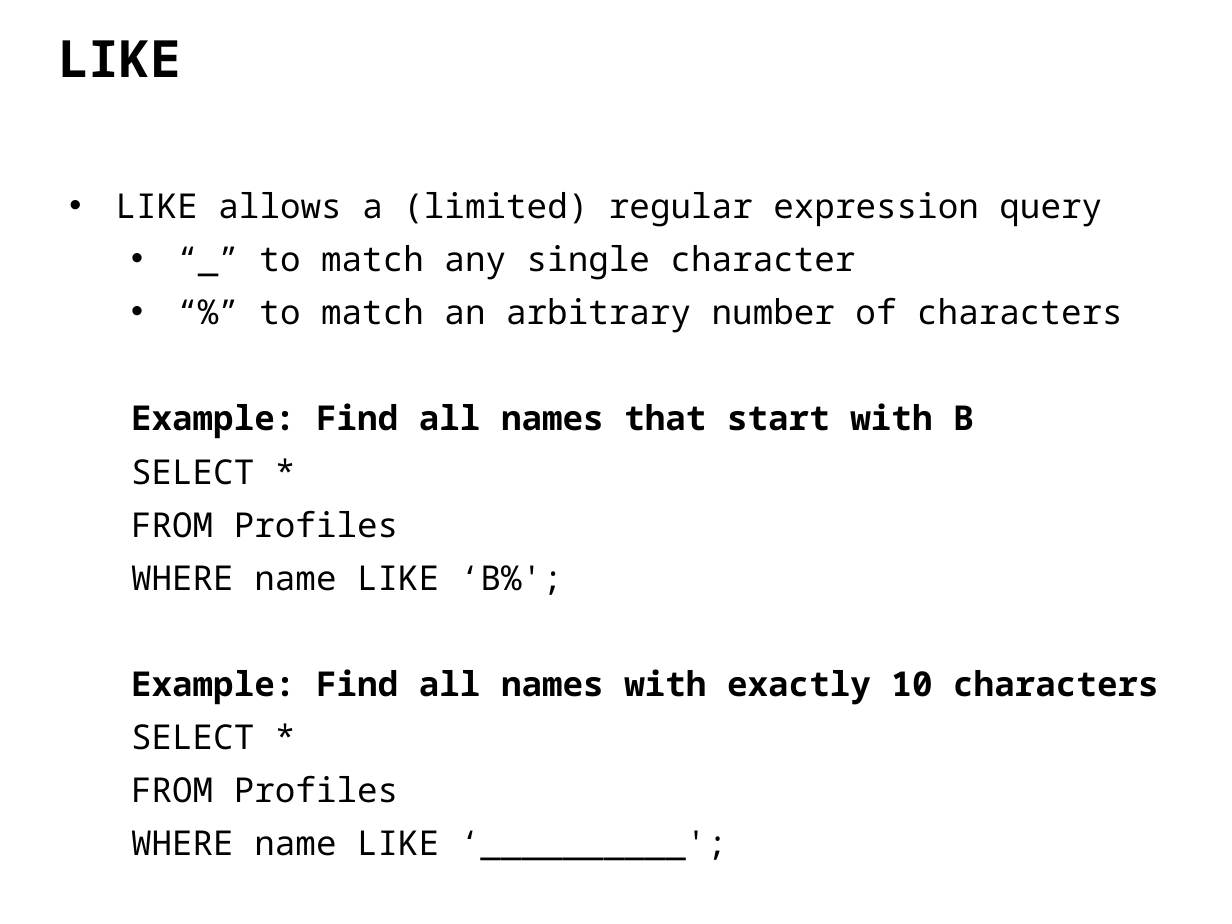
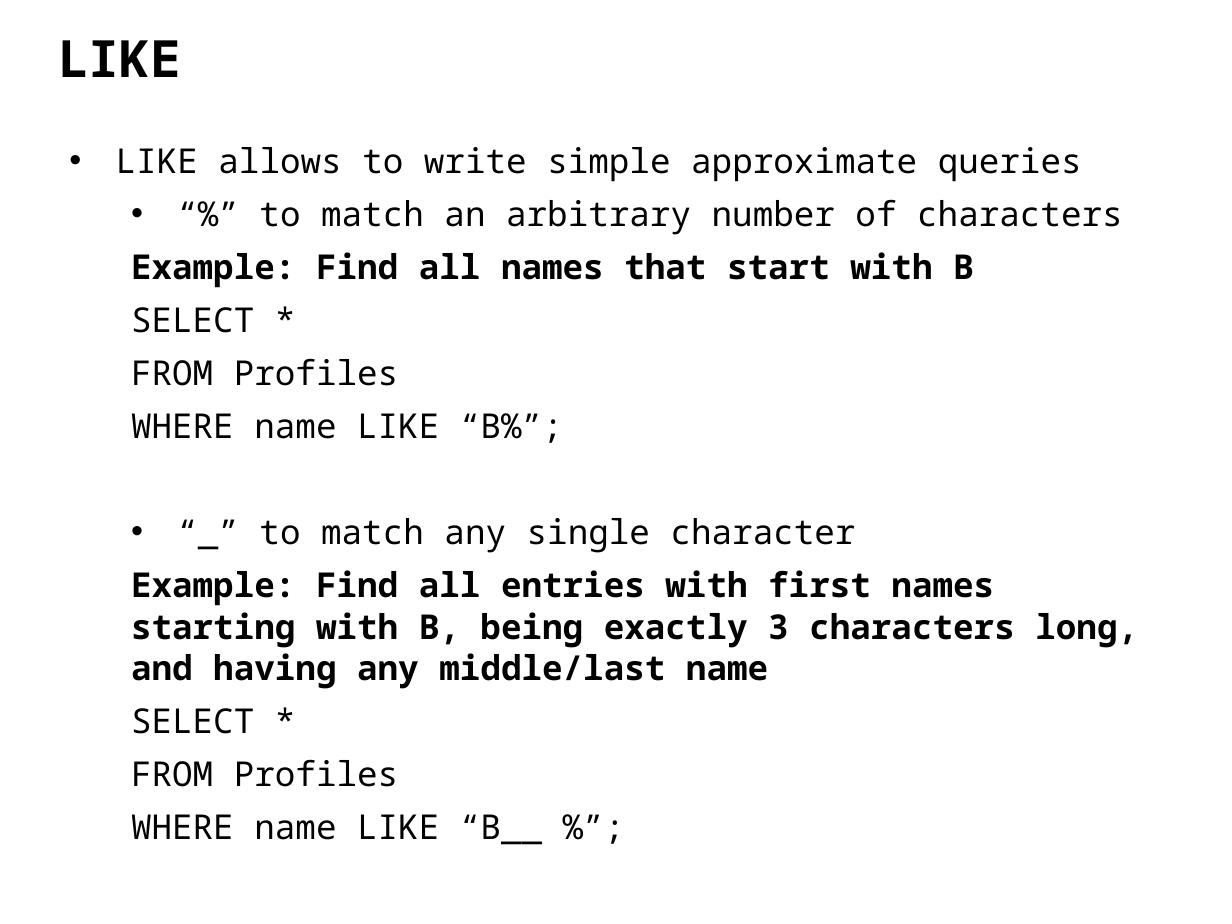
Before and after one commit to ipeirotis/introduction-to-databases, a slide deck: slide 30 of C-SQL.pptx (slide 23 before the commit). Drawn at 1232x924 pixels with LibreOffice and Linux fonts; fonts in the diff are those of the drawing. Boxes give left, top, right and bottom in pixels: in the first picture for what was removed or moved away, otherwise in the second. Text is boxed around its words. In the diff, an @@ line names an element or a change of style, - is before the commit and + after.

```diff
--- a/C-SQL.pptx
+++ b/C-SQL.pptx
@@ text "LIKE allows to write simple ...": place and size @@
-text "LIKE allows to write simple ..." at <box>116,192,1159,856</box>
+text "LIKE allows to write simple ..." at <box>116,147,1138,787</box>
@@ text at <box>116,147,1082,182</box>: text changed @@
-• LIKE allows a (limited) regular expression query
-  • “_” to match any single character
+• LIKE allows to write simple approximate queries
@@ text at <box>131,413,1138,689</box>: text changed @@
-  WHERE name LIKE ‘B%';
-  Example: Find all names with exactly 10 characters
+  WHERE name LIKE “B%”;
+  • “_” to match any single character
+  Example: Find all entries with first names starting with B, being exactly 3 characters long, and having any middle/last name
@@ text at <box>131,830,439,856</box>: text changed @@
-  WHERE name LIKE ‘__________';
+  WHERE name LIKE “B__ %”;
```
Also in this commit, not shown: 6 other slides changed, 7 slides added, 1 slide removed.
